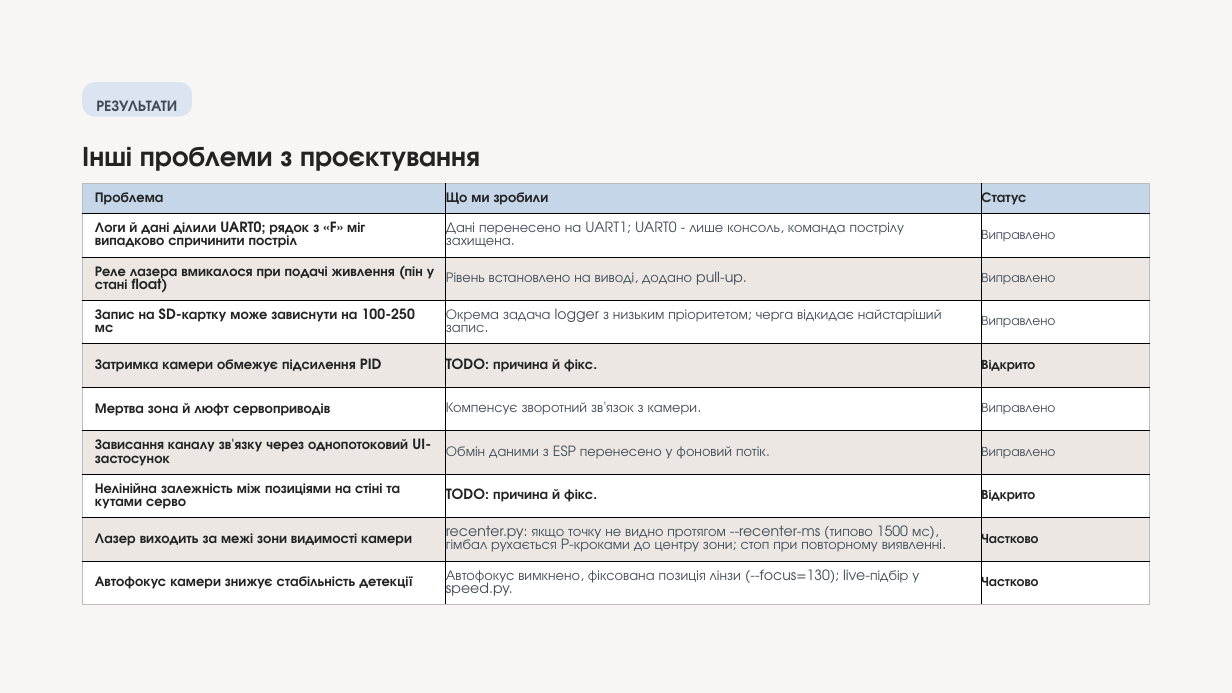
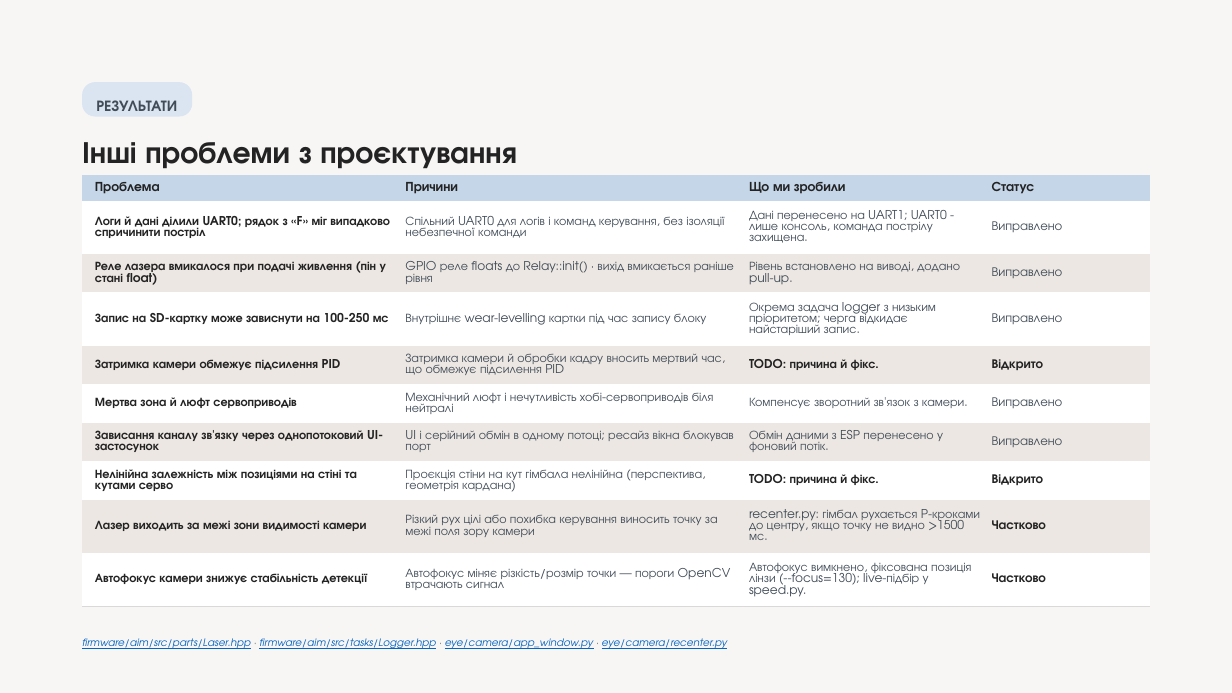
Before and after one commit to melnikvitaly/workshops, a slide deck: slide 10 of workshop-7-final_project/docs/assestment/presentation/Laser Gimbal with Camera Tracking on ESP32-S3.pptx. Drawn at 1232x693 pixels with LibreOffice and Linux fonts; fonts in the diff are those of the drawing. Boxes give left, top, right and bottom in pixels: in the first picture for what was removed or moved away, otherwise in the second. Text is boxed around its words. In the diff, an @@ line names an element or a change of style, - is before the commit and + after.

```diff
--- a/workshop-7-final_project/docs/assestment/presentation/Laser Gimbal with Camera Tracking on ESP32-S3.pptx
+++ b/workshop-7-final_project/docs/assestment/presentation/Laser Gimbal with Camera Tracking on ESP32-S3.pptx
@@ text "Інші проблеми з проєктування" at bbox=[82, 142, 517, 169]: size 22 to 24 pt @@
@@ table at bbox=[82, 175, 1150, 606] @@
-column 2: Що ми зробили | Дані перенесено на UART1; UART0 - лише консоль, команда пострілу захищена. | Рівень встановлено на виводі, додано pull-up. | Окрема задача logger з низьким пріоритетом; черга відкидає найстаріший запис. | TODO: причина й фікс. | Компенсує зворотний зв'язок з камери. | Обмін даними з ESP перенесено у фоновий потік. | TODO: причина й фікс. | recenter.py: якщо точку не видно протягом --recenter-ms (типово 1500 мс), гімбал рухається P-кроками до центру зони; стоп при повторному виявленні. | Автофокус вимкнено, фіксована позиція лінзи (--focus=130); live-підбір у speed.py.
+column 2: Причини | Спільний UART0 для логів і команд керування, без ізоляції небезпечної команди | GPIO реле floats до Relay::init() · вихід вмикається раніше рівня | Внутрішнє wear-levelling картки під час запису блоку | Затримка камери й обробки кадру вносить мертвий час, що обмежує підсилення PID | Механічний люфт і нечутливість хобі-сервоприводів біля нейтралі | UI і серійний обмін в одному потоці; ресайз вікна блокував порт | Проєкція стіни на кут гімбала нелінійна (перспектива, геометрія кардана) | Різкий рух цілі або похибка керування виносить точку за межі поля зору камери | Автофокус міняє різкість/розмір точки — пороги OpenCV втрачають сигнал
+column 3: Що ми зробили | Дані перенесено на UART1; UART0 - лише консоль, команда пострілу захищена. | Рівень встановлено на виводі, додано pull-up. | Окрема задача logger з низьким пріоритетом; черга відкидає найстаріший запис. | TODO: причина й фікс. | Компенсує зворотний зв'язок з камери. | Обмін даними з ESP перенесено у фоновий потік. | TODO: причина й фікс. | recenter.py: гімбал рухається P-кроками до центру, якщо точку не видно >1500 мс. | Автофокус вимкнено, фіксована позиція лінзи (--focus=130); live-підбір у speed.py.
@@ table: place and size @@
-table at bbox=[82, 184, 1151, 605]
+table at bbox=[82, 175, 1150, 606]
@@ text added at bbox=[82, 638, 727, 649], 8 pt, text #0563C1, italic, underline @@
+firmware/aim/src/parts/Laser.hpp · firmware/aim/src/tasks/Logger.hpp · eye/camera/app_window.py · eye/camera/recenter.py
```
Also in this commit, not shown: 12 other slides changed, 22 other files.
